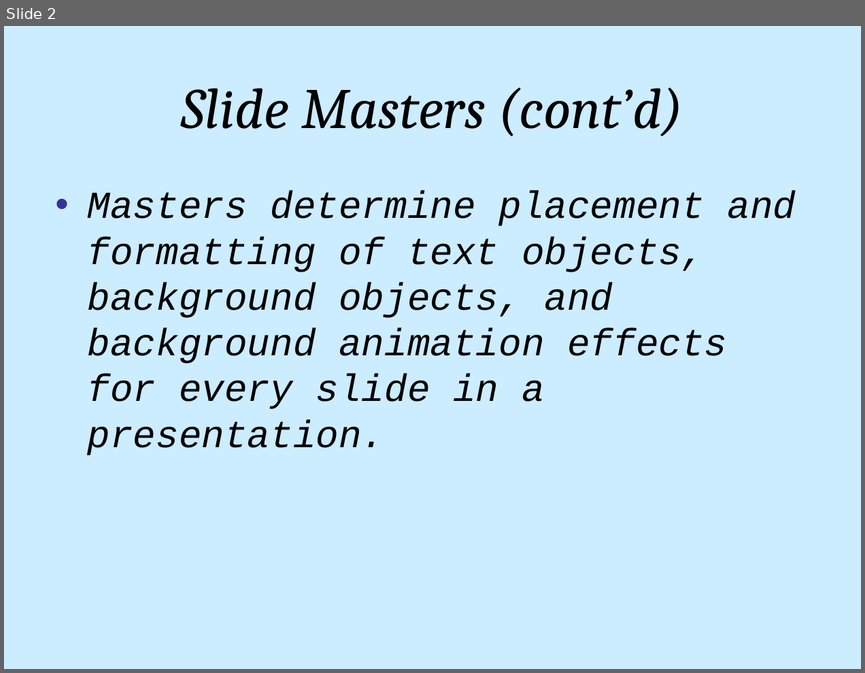
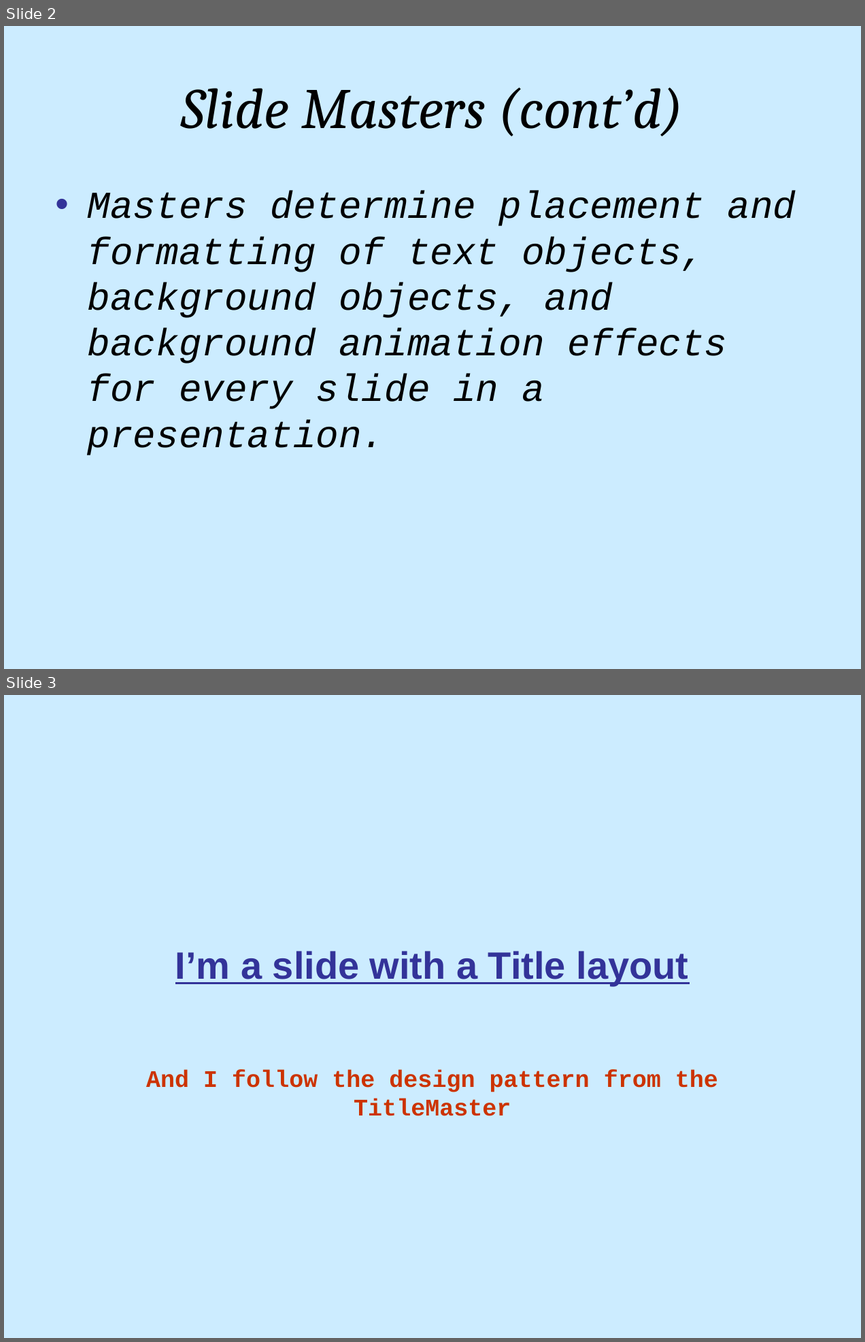
Before and after one commit to apache/poi, a slide deck: src/scratchpad/testcases/org/apache/poi/hslf/data/slide_master.ppt. Shown one above the other, each under a label of ours: slide 2 before the commit, slides 2 and 3 after it. The pictures are 865x673 and 865x1342 pixels, drawn with LibreOffice and Linux fonts; fonts in the diff are those of the drawing. Boxes give left, top, right and bottom in pixels: in the first picture for what was removed or moved away, otherwise in the second. Text is boxed around its words. In the diff, an @@ line names an element or a change of style, - is before the commit and + after.

Commit message:
added support for TitleMaster object

```diff
--- a/src/scratchpad/testcases/org/apache/poi/hslf/data/slide_master.ppt
+++ b/src/scratchpad/testcases/org/apache/poi/hslf/data/slide_master.ppt
@@ slide 3 added at (x1=4, y1=695, x2=861, y2=1338), background #CCECFF @@
@@ title added at (x1=175, y1=951, x2=689, y2=986), 32 pt, text #333399, bold, underline @@
+I’m a slide with a Title layout
@@ subtitle added at (x1=146, y1=1070, x2=718, y2=1116), 20 pt, text #CC3300, bold @@
+And I follow the design pattern from the TitleMaster
```
Also in this commit, not shown: 17 other files.
